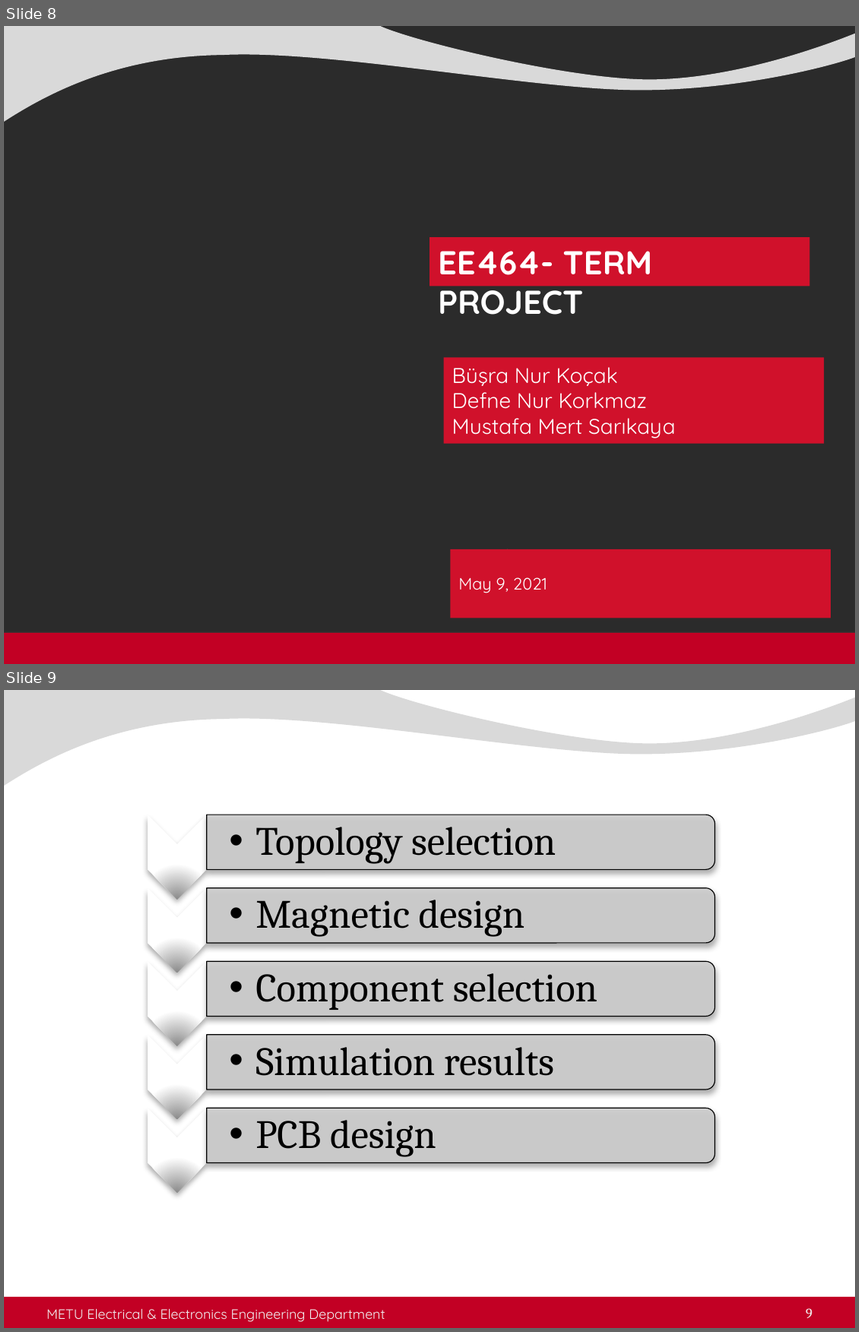
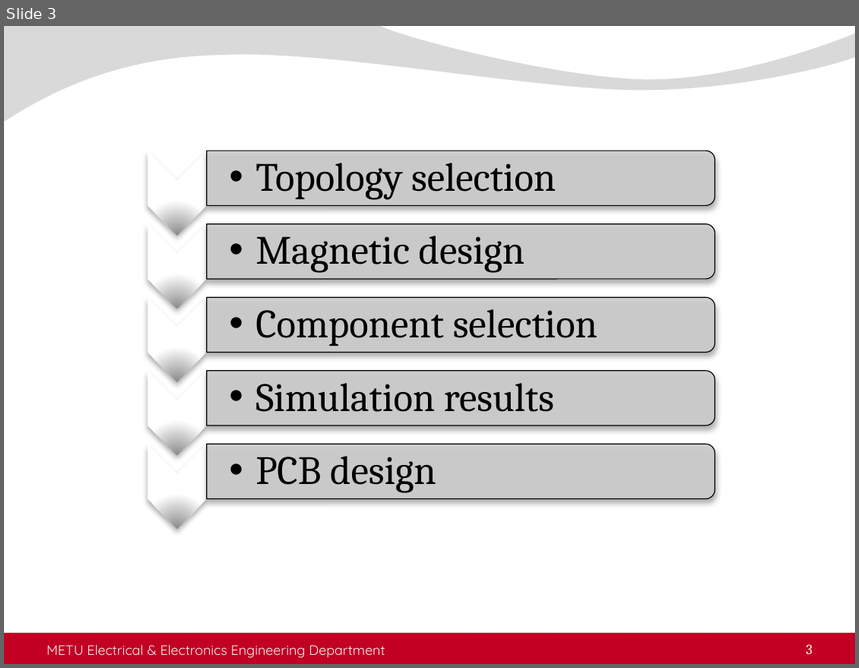
Before and after one commit to busranurkocak/EE464-Term-Project, a slide deck: Presentation/Isolated_presentation.pptx. Shown one above the other, each under a label of ours: slides 8 and 9 before the commit, slide 3 after it. The pictures are 859x1332 and 859x668 pixels, drawn with LibreOffice and Linux fonts; fonts in the diff are those of the drawing; background and template pictures are left out; a plain dark background stands for a picture behind light text. Boxes give left, top, right and bottom in pixels: in the first picture for what was removed or moved away, otherwise in the second. Text is boxed around its words. In the diff, an @@ line names an element or a change of style, - is before the commit and + after.

```diff
--- a/Presentation/Isolated_presentation.pptx
+++ b/Presentation/Isolated_presentation.pptx
@@ slide 8 removed at box(4, 26, 855, 664), background picture (left out); not listed: 2 template elements that a slide beside it also shows @@
@@ rectangle removed at box(430, 237, 810, 286) @@
-EE464- TERM PROJECT
@@ text removed at box(474, 232, 807, 585) @@
-TITLE CENTURY GOTHIC BOLD 18 PUNTO
-Presenter or METU EEE Century Gothic Regular 14 Punto
-April 29, 2014
-Place
@@ rectangle removed at box(444, 358, 825, 444) @@
-Büşra Nur Koçak
-Defne Nur Korkmaz
-Mustafa Mert Sarıkaya
@@ rectangle removed at box(450, 550, 831, 619) @@
-May 9, 2021
@@ what was slide 9 is now slide 3 @@
@@ page number at box(806, 645, 813, 655): text changed @@
-9
+3
```
Also in this commit, not shown: 1 slide changed, 5 other slides removed.
